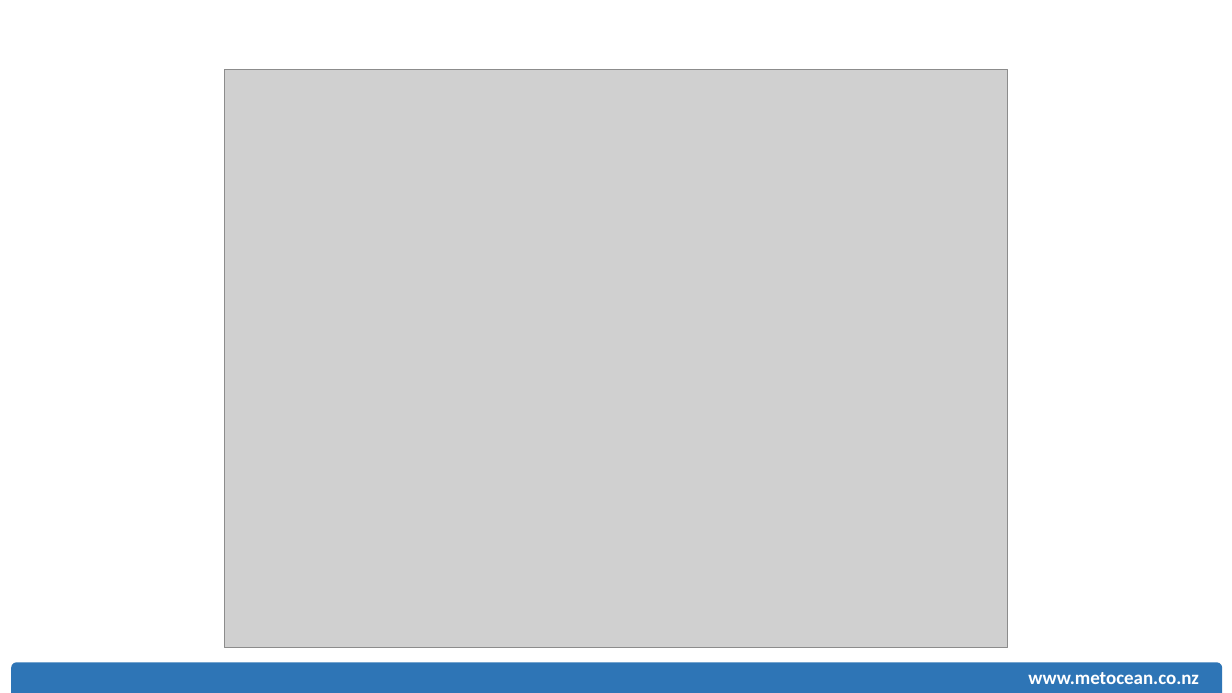
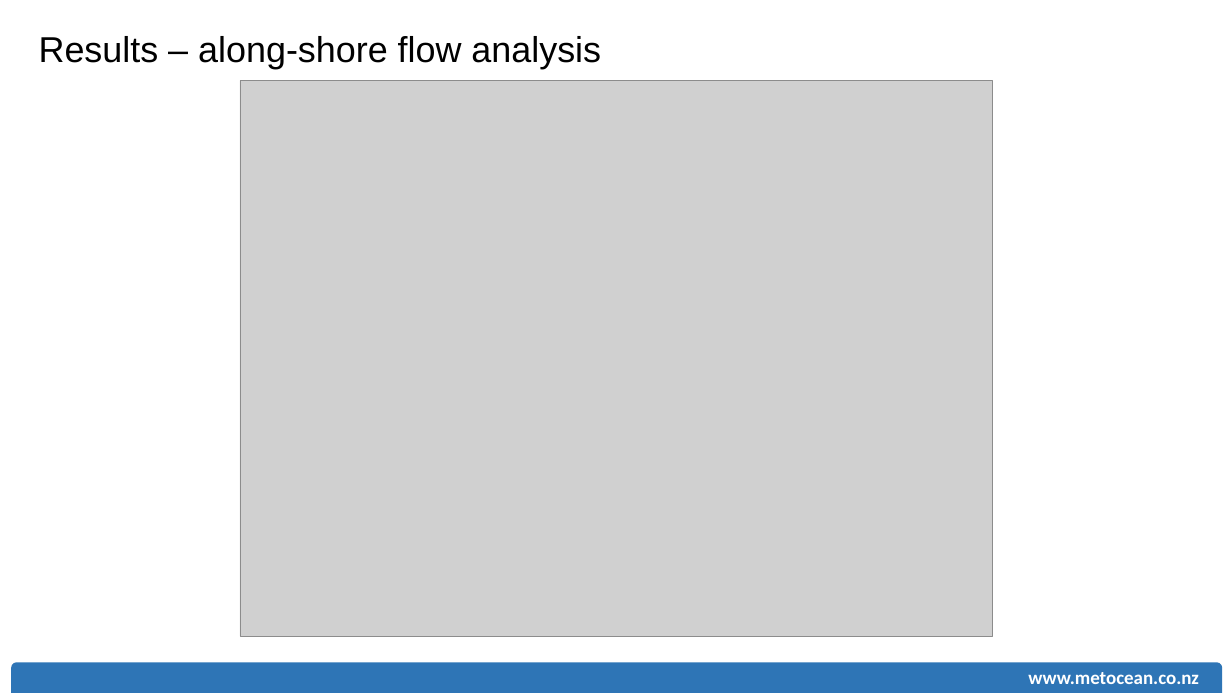
Before and after one commit to rsoutelino/CeP2015, a slide deck: slide 13 of soutelino_MSL_CeP2015.pptx (slide 14 before the commit). Drawn at 1232x693 pixels with LibreOffice and Linux fonts; fonts in the diff are those of the drawing; grey boxes stand for pictures. Boxes give left, top, right and bottom in pixels: in the first picture for what was removed or moved away, otherwise in the second. Text is boxed around its words. In the diff, an @@ line names an element or a change of style, - is before the commit and + after.

```diff
--- a/soutelino_MSL_CeP2015.pptx
+++ b/soutelino_MSL_CeP2015.pptx
@@ text added at (39,36,601,69), 28 pt, text #000000 @@
+Results – along-shore flow analysis
@@ picture: place and size @@
-picture at (225,69,1008,648)
+picture at (240,80,993,636)
```
Also in this commit, not shown: 12 other slides changed, 1 slide removed.
